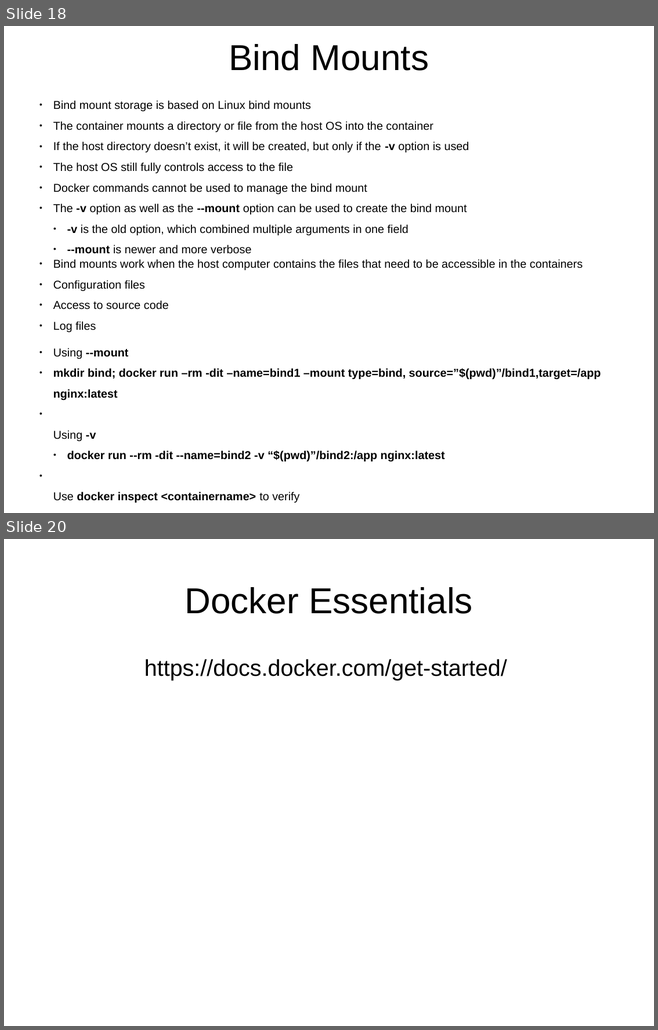
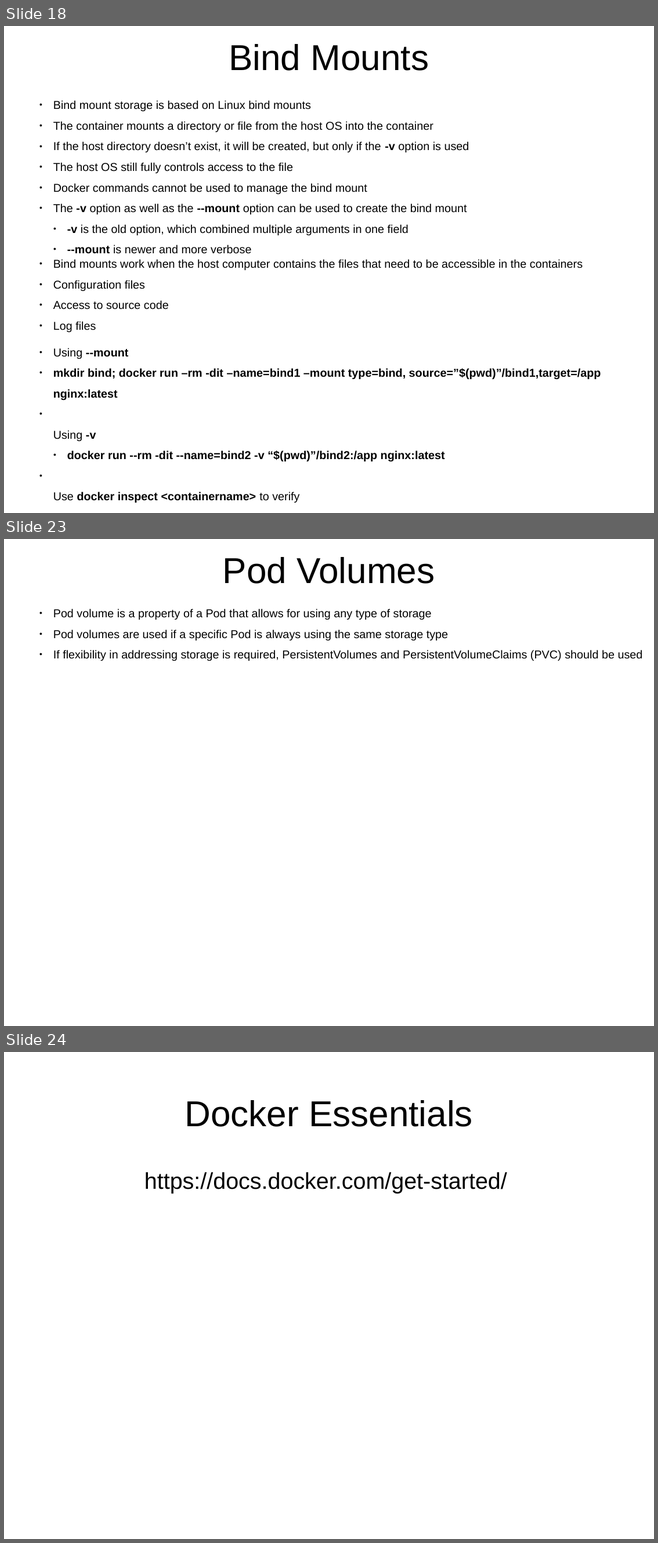
Before and after one commit to j-avdeev/DevOps, a slide deck: Lec presentations/DevOps - lec2 - RAID VM Docker.odp. Shown one above the other, each under a label of ours: slides 18 and 20 before the commit, slides 18, 23 and 24 after it; the slides between them are not shown. The pictures are 658x1030 and 658x1543 pixels, drawn with LibreOffice and Linux fonts; fonts in the diff are those of the drawing. Boxes give left, top, right and bottom in pixels: in the first picture for what was removed or moved away, otherwise in the second. Text is boxed around its words. In the diff, an @@ line names an element or a change of style, - is before the commit and + after.

```diff
--- a/Lec presentations/DevOps - lec2 - RAID VM Docker.odp
+++ b/Lec presentations/DevOps - lec2 - RAID VM Docker.odp
@@ slide 23 added at (x1=4, y1=539, x2=654, y2=1026), background #FFFFFF @@
@@ title added at (x1=223, y1=557, x2=434, y2=584), 44 pt, text #000000 @@
+Pod Volumes
@@ text added at (x1=53, y1=609, x2=643, y2=661), 14 pt, text #000000 @@
+● Pod volume is a property of a Pod that allows for using any type of storage
+● Pod volumes are used if a specific Pod is always using the same storage type
+● If flexibility in addressing storage is required, PersistentVolumes and PersistentVolumeClaims (PVC) should be used
@@ what was slide 20 is now slide 24 @@
```
Also in this commit, not shown: 1 slide changed, 3 other slides added, 6 other files.
